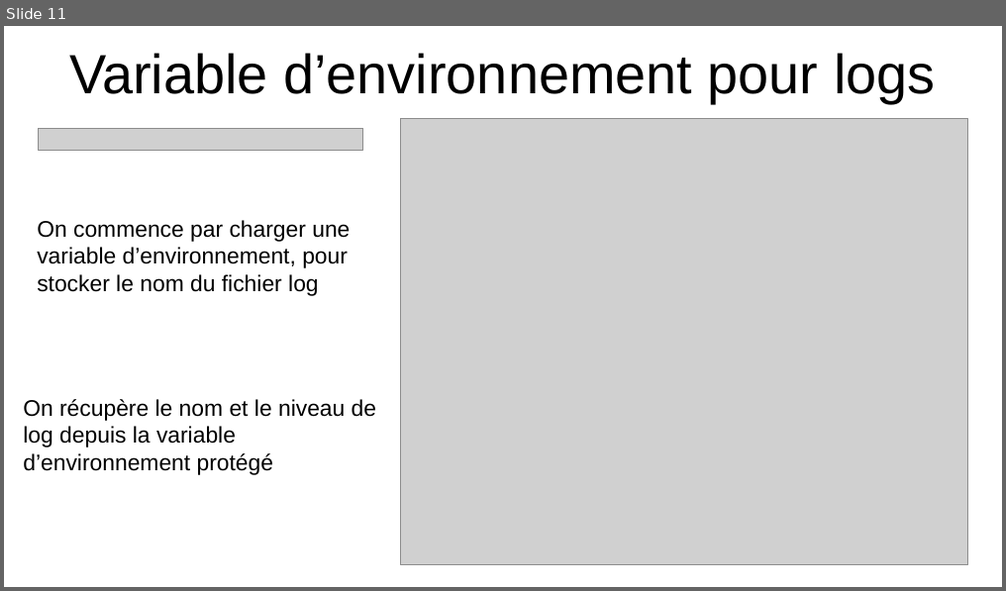
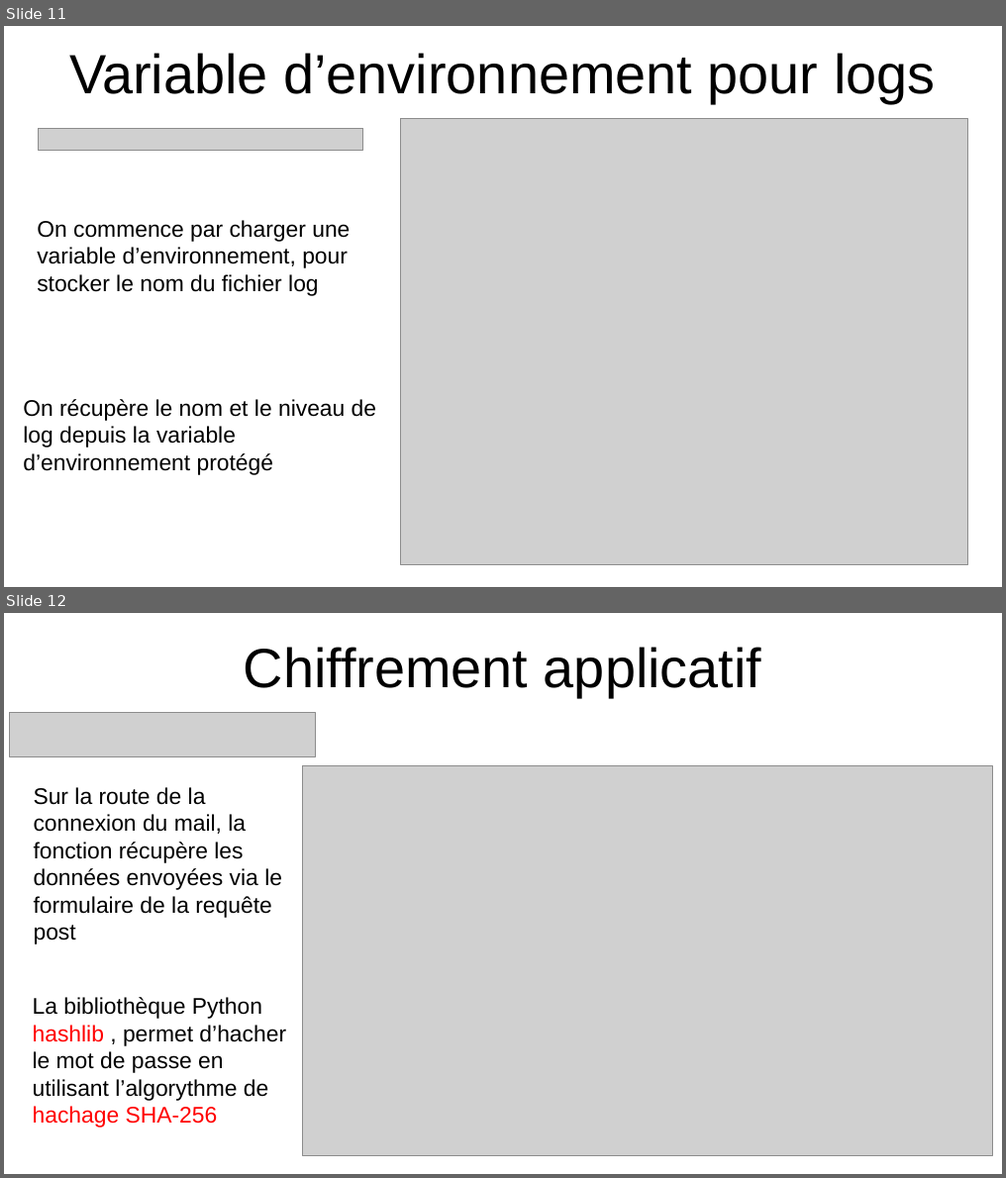
Before and after one commit to RaphaelGuarim/SECU, a slide deck: compte_rendu.odp. Shown one above the other, each under a label of ours: slide 11 before the commit, slides 11 and 12 after it. The pictures are 1006x591 and 1006x1178 pixels, drawn with LibreOffice and Linux fonts; fonts in the diff are those of the drawing; grey boxes stand for pictures. Boxes give left, top, right and bottom in pixels: in the first picture for what was removed or moved away, otherwise in the second. Text is boxed around its words. In the diff, an @@ line names an element or a change of style, - is before the commit and + after.

```diff
--- a/compte_rendu.odp
+++ b/compte_rendu.odp
@@ slide 12 added at bbox=[4, 613, 1002, 1174], background #FFFFFF @@
@@ text added at bbox=[244, 647, 761, 697], 44 pt, text #000000 @@
+Chiffrement applicatif
@@ picture added at bbox=[9, 713, 315, 757] @@
@@ text added at bbox=[34, 787, 282, 945], 18 pt, text #000000 @@
+Sur la route de la connexion du mail, la fonction récupère les données envoyées via le formulaire de la requête post
@@ picture added at bbox=[303, 766, 993, 1157] @@
@@ text added at bbox=[33, 997, 286, 1128], 18 pt, text #000000 @@
+La bibliothèque Python hashlib , permet d’hacher le mot de passe en utilisant l’algorythme de hachage SHA-256
```
Also in this commit, not shown: 1 other slide added.
